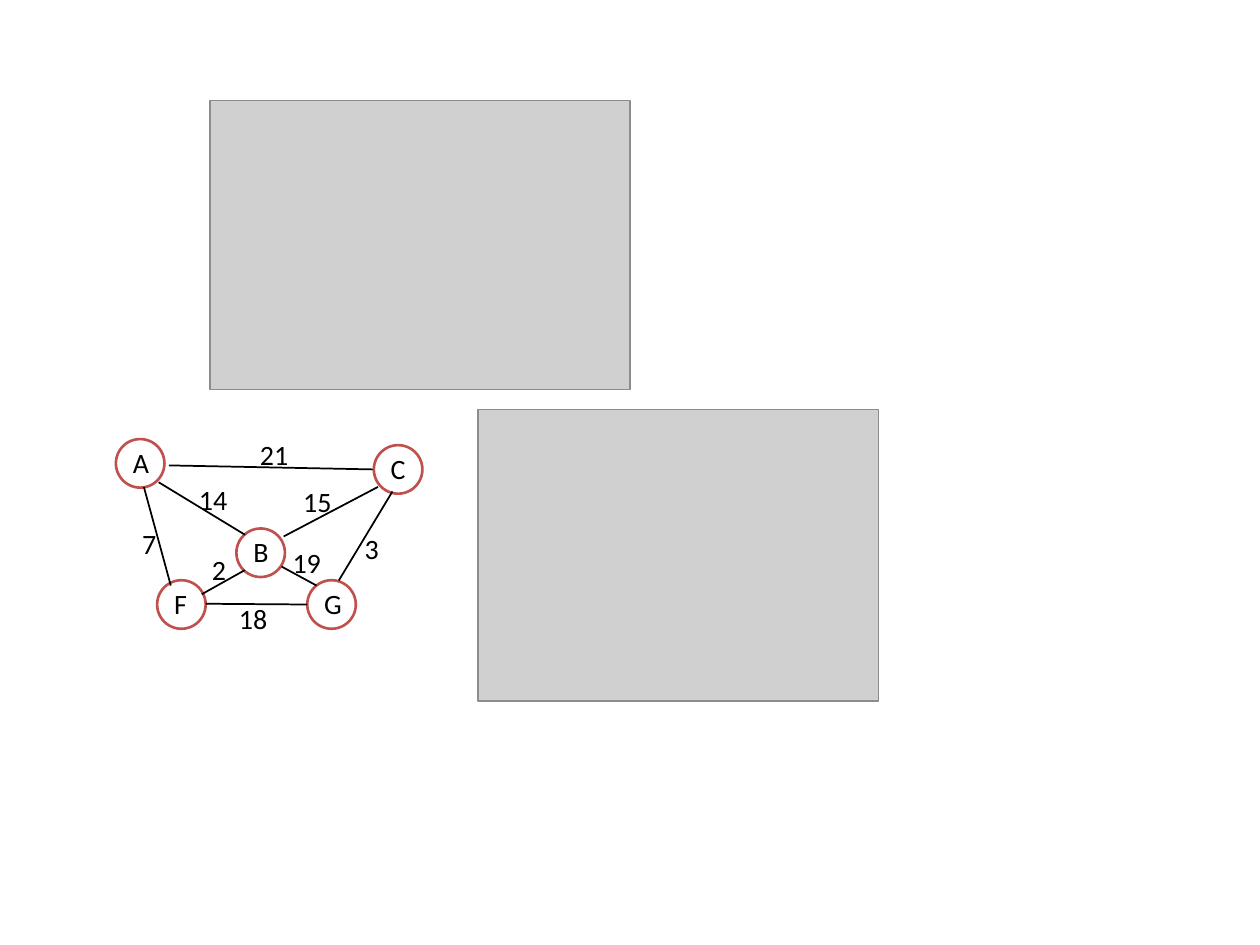
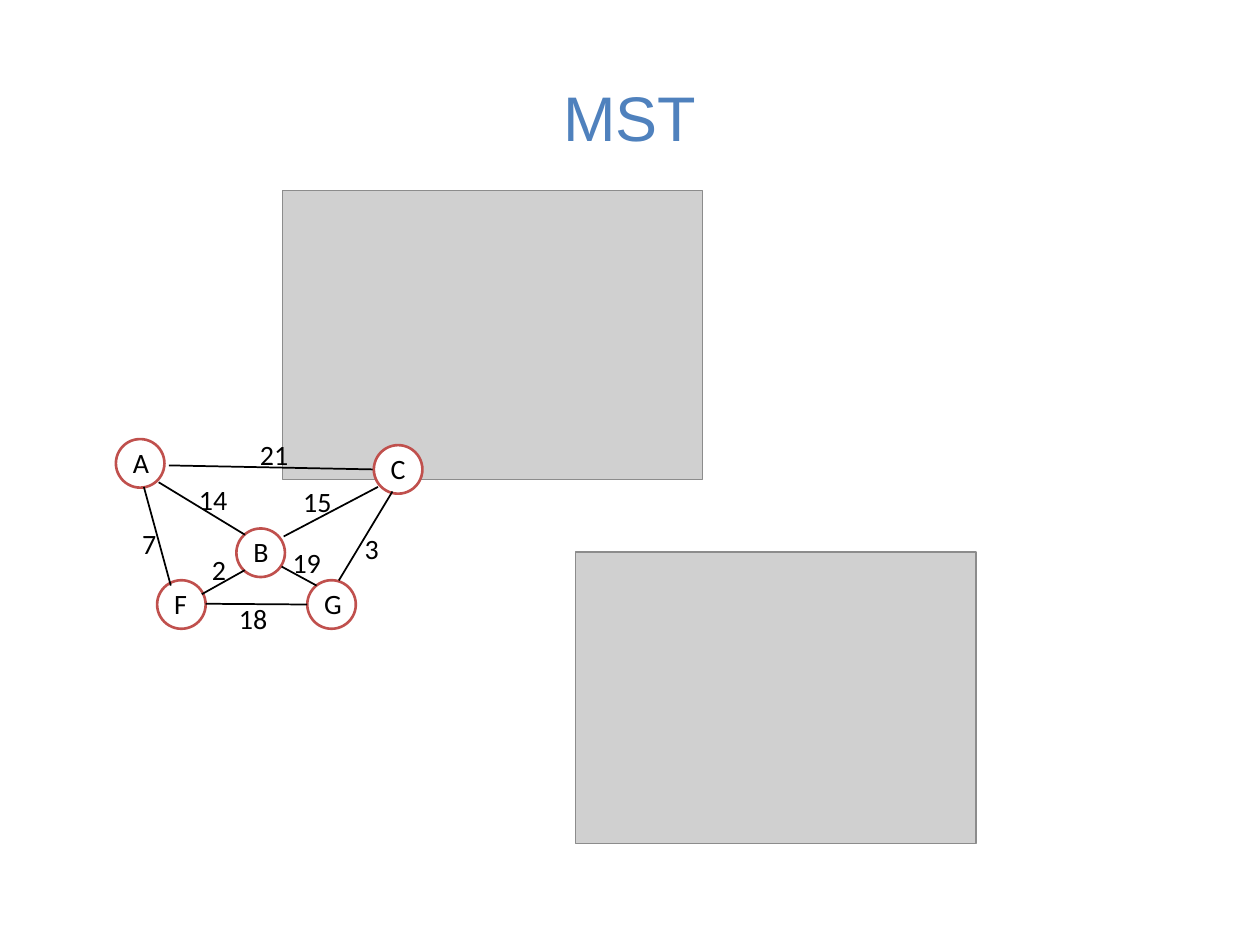
Before and after one commit to guhofstra/CSC111Fa25, a slide deck: slide 21 of FinalExamRelated.pptx. Drawn at 1260x945 pixels with LibreOffice and Linux fonts; fonts in the diff are those of the drawing; grey boxes stand for pictures. Boxes give left, top, right and bottom in pixels: in the first picture for what was removed or moved away, otherwise in the second. Text is boxed around its words. In the diff, an @@ line names an element or a change of style, - is before the commit and + after.

```diff
--- a/FinalExamRelated.pptx
+++ b/FinalExamRelated.pptx
@@ title added at <box>563,97,696,142</box>, 36 pt, text #4F81BD @@
+MST
@@ picture: place and size @@
-picture at <box>210,101,630,389</box>
+picture at <box>282,190,702,479</box>
@@ picture: place and size @@
-picture at <box>478,410,878,701</box>
+picture at <box>576,552,976,843</box>
```
Also in this commit, not shown: 8 other slides changed, 7 slides added, 1 slide removed, 1 other file.
